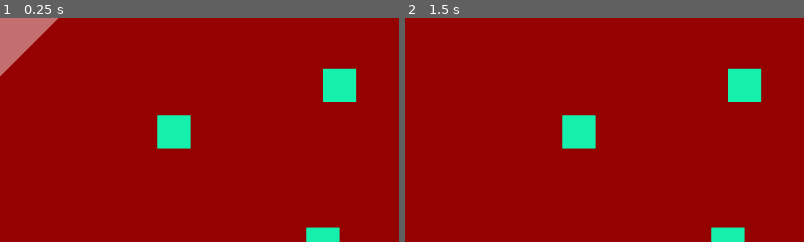
Above: before the commit, frames 1-2 (left to right).
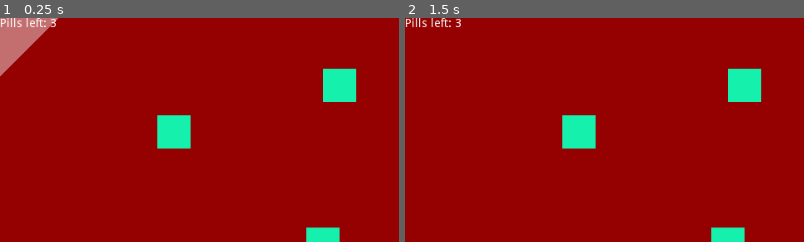
Above: after the commit, the same moments.

Repository: nightblade9/imagination-world
Game: Godot game, scene res://Scenes/Main.tscn
The game is run twice, just before and just after one commit, with the same random seed, the same clock (stepped at 60 frames per second) and the same inputs.
Inputs (mouse positions are % of the whole screen's width and height, from its top left):
- Up to frame 1 (0.25 s): no input
- Up to frame 2 (1.5 s): tap Enter at 0.5 s; move the mouse to (72, 45) at 0.52 s; click (72, 45) at 0.67 s; tap Space at 1.25 s; move the mouse to (72, 45) at 1.27 s; click (72, 45) at 1.42 s
The pictures show only the part of the screen within x 0-50%, y 0-50%; the shares and areas given below are measured in that part.

The runs differ from the first frame. In frame 1, 0.2% of the frame differs, in the area x 0-15%, y 0-5%; in frame 2, 0.3%.

Commit message:
Limited pills, game over when it runs out

Diff:
--- a/prototype/Scenes/Entities/PlacementCursor.gd
+++ b/prototype/Scenes/Entities/PlacementCursor.gd
@@ -2,9 +2,16 @@
 
 const Bacteria = preload("res://Scenes/Entities/Bacteria.gd")
 
+signal dispensed_pill
+
 var _targets = []
+var _dead = false
 
 func _on_Area2D_input_event(viewport, event, shape_idx):
+	if _dead: return
+
+	self.emit_signal("dispensed_pill")
+
 	for target in _targets:
 		target.glow()
 
@@ -16,3 +23,7 @@
 	if area != null:
 		var bacteria = area.get_parent()
 		_targets.remove(_targets.find(bacteria))
+
+func die():
+	_dead = true
+	visible = false
--- a/prototype/Scenes/MiniGames/BacteriaKiller.gd
+++ b/prototype/Scenes/MiniGames/BacteriaKiller.gd
@@ -7,6 +7,7 @@
 var _SCREEN_HEIGHT
 
 var _bacteria = []
+var _pills_left = 3
 
 func _ready():
 	_SCREEN_WIDTH = ProjectSettings.get_setting("display/window/size/width")
@@ -23,3 +24,13 @@
 func _input(event):
 	if event is InputEventMouseMotion:
 		$PlacementCursor.position = event.position
+
+func _on_PlacementCursor_dispensed_pill():
+	_pills_left -= 1
+	$CanvasLayer/PillsLeftLabel.text = "Pills left: " + str(_pills_left)
+	if _pills_left <= 0:
+		_game_over()
+
+func _game_over():
+	$PlacementCursor.die()
+	$CanvasLayer/PillsLeftLabel.visible = false
--- a/prototype/Scenes/MiniGames/BacteriaKiller.tscn
+++ b/prototype/Scenes/MiniGames/BacteriaKiller.tscn
@@ -12,3 +12,12 @@
 color = Color( 0.588235, 0, 0, 1 )
 
 [node name="PlacementCursor" parent="." instance=ExtResource( 2 )]
+
+[node name="CanvasLayer" type="CanvasLayer" parent="."]
+
+[node name="PillsLeftLabel" type="Label" parent="CanvasLayer"]
+margin_right = 68.0
+margin_bottom = 14.0
+text = "Pills left: 3"
+
+[connection signal="dispensed_pill" from="PlacementCursor" to="." method="_on_PlacementCursor_dispensed_pill"]
